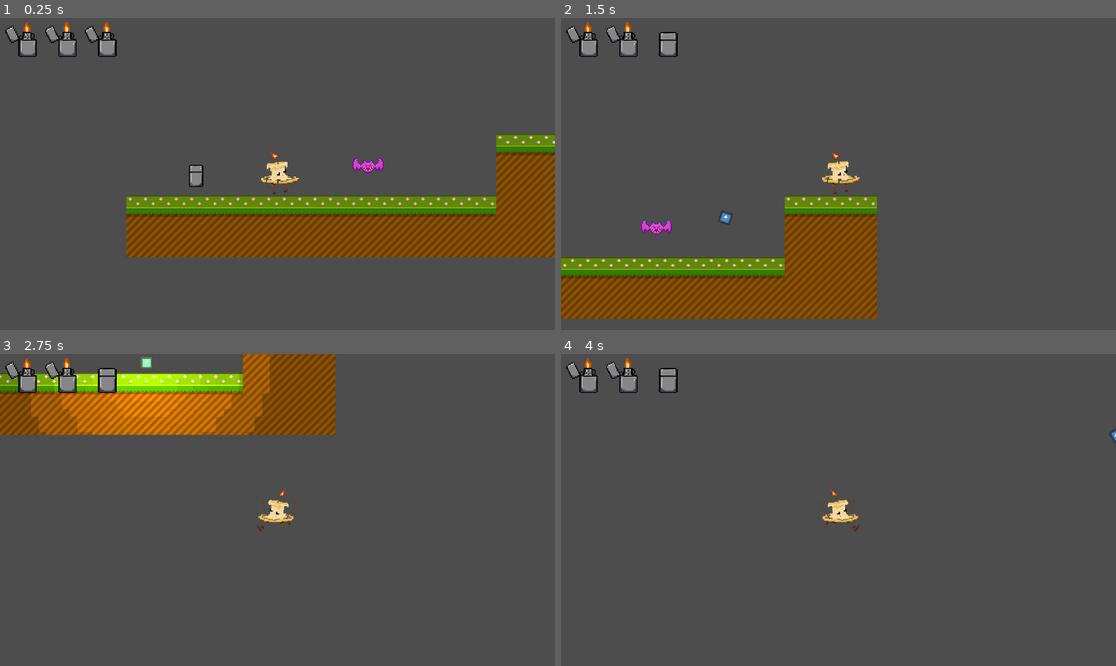
Above: before the commit, frames 1-4 (two rows, left to right).
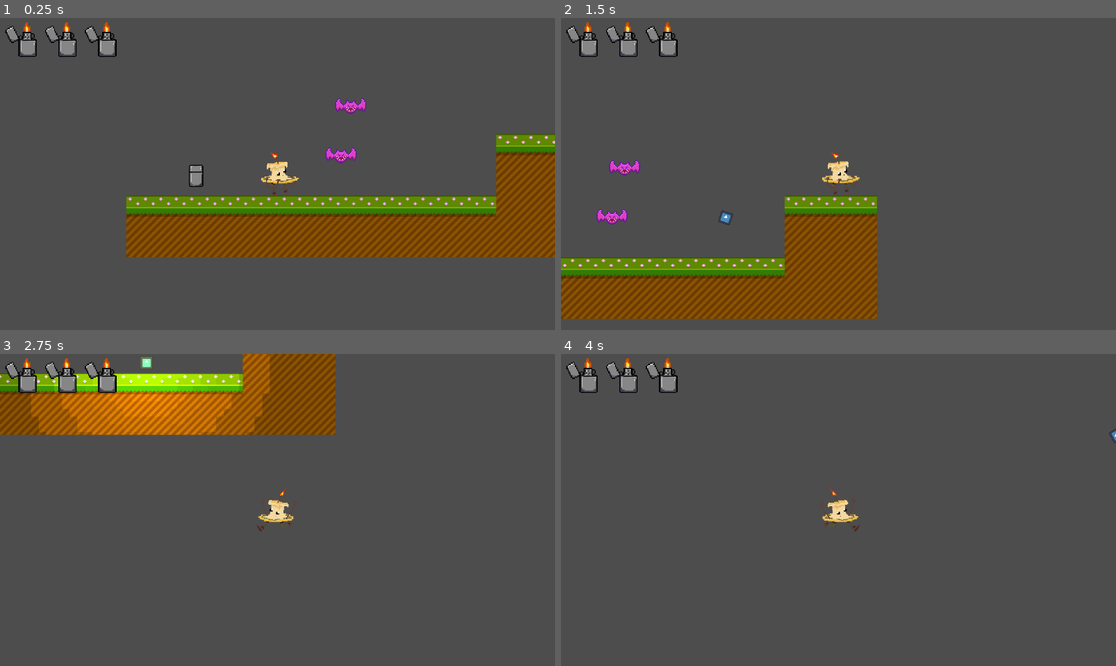
Above: after the commit, the same moments.

Repository: IvanGutierrez0/GameJam2025
Game: Godot game, scene res://Scenes/main.tscn
Same seed, same stepped clock (60 frames per second), same inputs: the game is played once before the commit and once after it. The engine's default icon, where the game draws it, is replaced by a stand-in: a white triangle on a blue panel in a dark square.
Inputs:
- Up to frame 1 (0.25 s): no input
- Up to frame 2 (1.5 s): hold Space (useHab) 0.53-1.28 s; hold D (moveRight) from 0.53 s (still down); tap W (jump) at 0.77 s; tap Space (useHab) at 1.35 s
- Up to frame 3 (2.75 s): tap W (jump) at 1.52 s; release D (moveRight) at 2.03 s; hold A (moveLeft) from 2.03 s (still down); hold Space (useHab) from 2.03 s (still down)
- Up to frame 4 (4 s): release A (moveLeft) at 2.78 s; release Space (useHab) at 2.78 s; hold D (moveRight) from 2.78 s (still down); tap Space (useHab) at 2.85 s; tap W (jump) at 3.02, 3.77 s; tap Enter at 3.5 s; hold Space (useHab) from 3.53 s (still down)

The runs differ from the first frame. In frame 1, 0.5% of the frame differs, in the area x 58-70%, y 25-50%; in frame 2, 0.7%, in the area x 6-22%, y 1-70%; in frame 3, 0.2%; in frame 4, 0.2%.

Commit message:
enemy can pathtrace

Diff:
--- a/Scenes/main.tscn
+++ b/Scenes/main.tscn
@@ -42,8 +42,11 @@
 
 [node name="Projectiles" type="Node2D" parent="."]
 
-[node name="Mob" parent="." instance=ExtResource("2_8gbba")]
-position = Vector2(539, 226)
-
 [node name="HeartItem" parent="." instance=ExtResource("6_21xkr")]
 position = Vector2(360, 231)
+
+[node name="Mob" parent="." instance=ExtResource("2_8gbba")]
+position = Vector2(536, 215)
+
+[node name="Mob2" parent="." instance=ExtResource("2_8gbba")]
+position = Vector2(546, 164)
--- a/Scenes/mob.tscn
+++ b/Scenes/mob.tscn
@@ -20,14 +20,9 @@
 "speed": 7.5
 }]
 
-[sub_resource type="Curve2D" id="Curve2D_b44se"]
-_data = {
-"points": PackedVector2Array(0, 0, 0, 0, -100, 0, 0, 0, 0, 0, 100, 0)
-}
-point_count = 2
-
 [node name="Mob" type="Area2D" groups=["Enemy"]]
 script = ExtResource("1_b44se")
+path = [Vector2(-100, 0), Vector2(100, 0)]
 
 [node name="CollisionShape2D" type="CollisionShape2D" parent="."]
 scale = Vector2(1.6, 0.5)
@@ -38,10 +33,3 @@
 sprite_frames = SubResource("SpriteFrames_1qmh0")
 animation = &"fly"
 frame = 1
-
-[node name="Path2D" type="Path2D" parent="."]
-curve = SubResource("Curve2D_b44se")
-
-[node name="PathFollow2D" type="PathFollow2D" parent="Path2D"]
-position = Vector2(41.0007, 0)
-progress = 141.0
--- a/Scripts/mob.gd
+++ b/Scripts/mob.gd
@@ -1,9 +1,20 @@
 extends Area2D
+
+@export var path = [Vector2(100, 100), Vector2(300, 100), Vector2(300, 300), Vector2(100, 300)]
+var speed = 100
+var current_point = 0
+var initialPos
 
 func _ready() -> void:
 	show()
 	$AnimatedSprite2D.animation  = "fly"
 	$AnimatedSprite2D.play()
+	initialPos = position
 
-func _process(delta: float) -> void:
-	pass
+func _process(delta):
+	var target = path[current_point] + initialPos
+	var direction = (target - position).normalized()
+	position += direction * speed * delta
+
+	if position.distance_to(target) < 5:
+		current_point = (current_point + 1) % path.size()
Not shown: 1 places in Scenes/mob.tscn that only renumber resources
